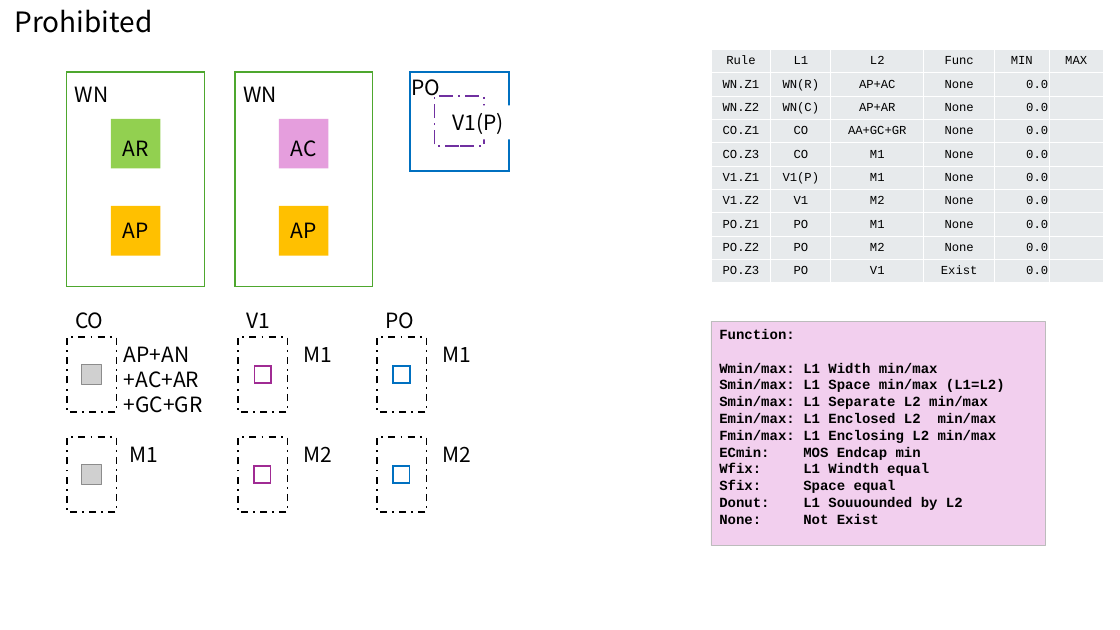
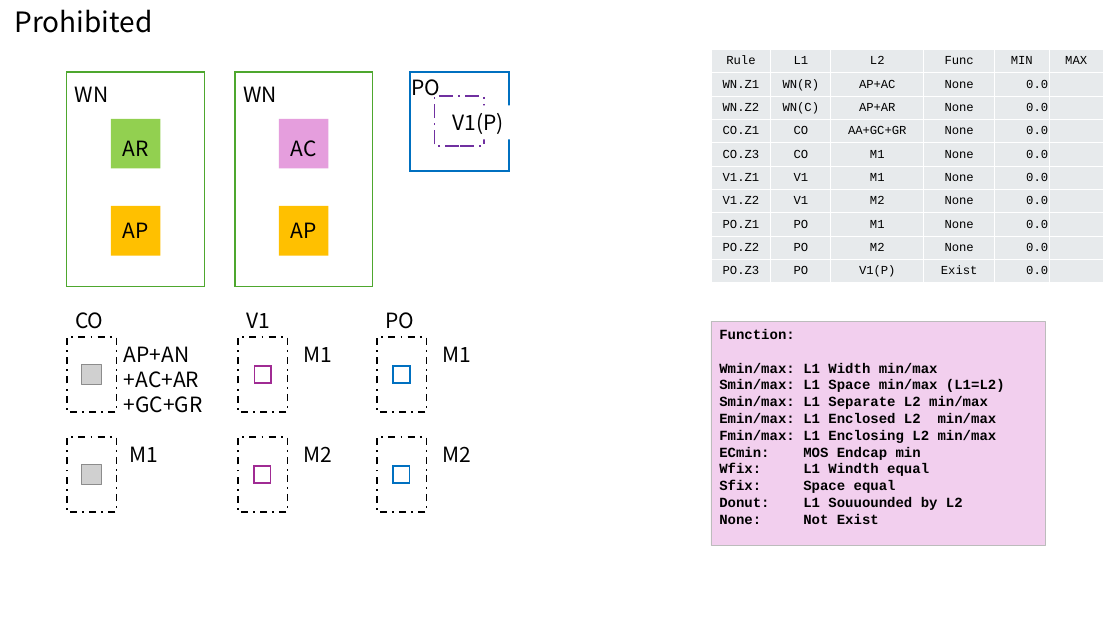
Before and after one commit to H-Ojiro/TR-1um, a slide deck: slide 3 of Document/TR-1um_DRC_summary.pptx. Drawn at 1120x630 pixels with LibreOffice and Linux fonts; fonts in the diff are those of the drawing; grey boxes stand for pictures. Boxes give left, top, right and bottom in pixels: in the first picture for what was removed or moved away, otherwise in the second. Text is boxed around its words. In the diff, an @@ line names an element or a change of style, - is before the commit and + after.

```diff
--- a/Document/TR-1um_DRC_summary.pptx
+++ b/Document/TR-1um_DRC_summary.pptx
@@ table at [711, 50, 1103, 283] @@
-row 6, column 2: V1(P)
+row 6, column 2: V1
-row 10, column 3: V1
+row 10, column 3: V1(P)
```
Also in this commit, not shown: 4 other slides changed, 1 slide added, 7 other files.
